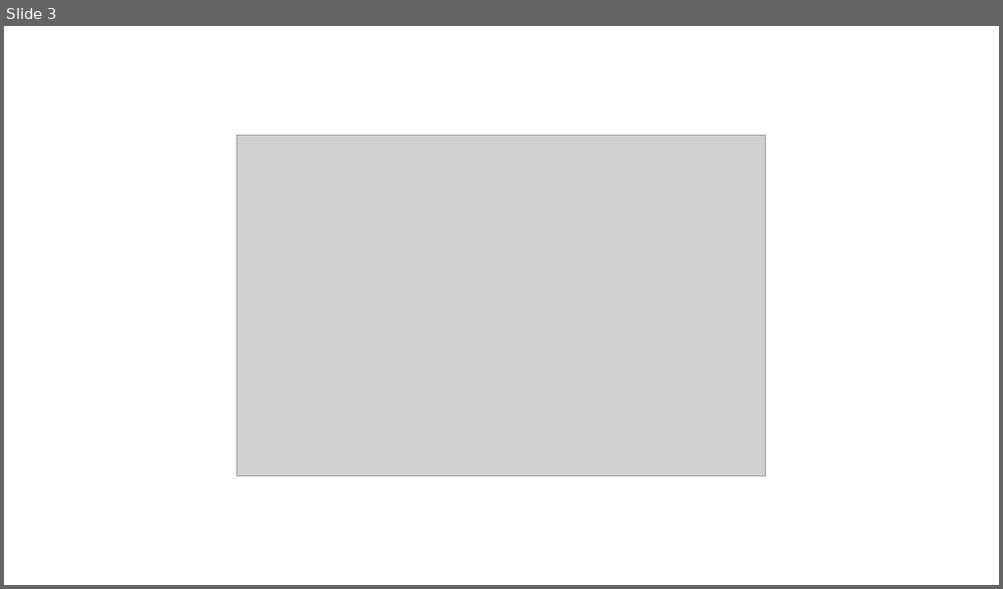
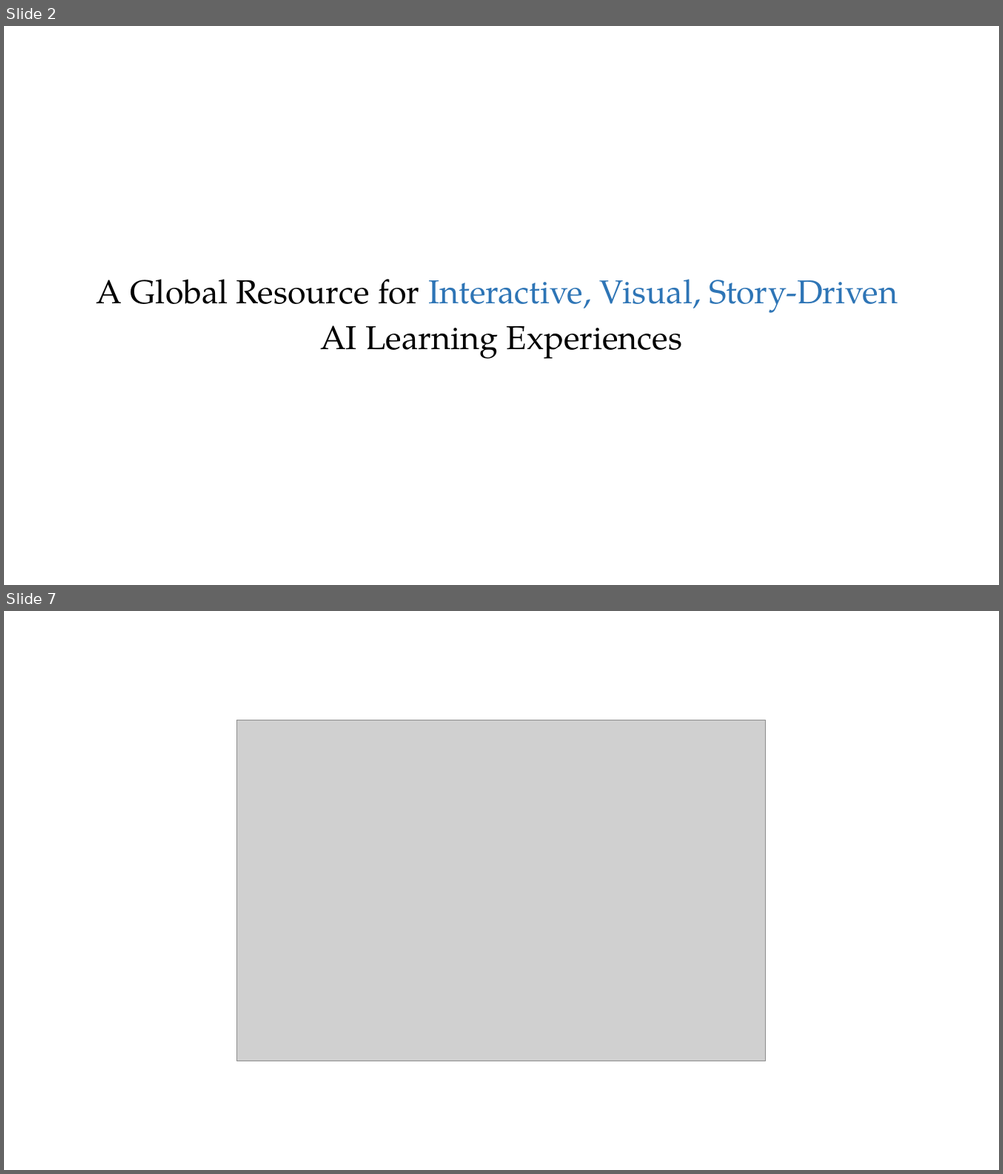
Before and after one commit to PracticumAI-Test/practicum, a slide deck: ai_workshop_presentation.pptx. Shown one above the other, each under a label of ours: slide 3 before the commit, slides 2 and 7 after it; the slides between them are not shown. The pictures are 1003x589 and 1003x1174 pixels, drawn with LibreOffice and Linux fonts; fonts in the diff are those of the drawing; grey boxes stand for pictures. Boxes give left, top, right and bottom in pixels: in the first picture for what was removed or moved away, otherwise in the second. Text is boxed around its words. In the diff, an @@ line names an element or a change of style, - is before the commit and + after.

```diff
--- a/ai_workshop_presentation.pptx
+++ b/ai_workshop_presentation.pptx
@@ slide 2 added at (4, 26, 999, 585), background #FFFFFF @@
@@ text added at (96, 279, 898, 359), 32 pt, text #000000 @@
+A Global Resource for Interactive, Visual, Story-Driven
+AI Learning Experiences
@@ what was slide 3 is now slide 7 @@
```
Also in this commit, not shown: 2 slides changed, 11 other slides added, 7 slides removed.
